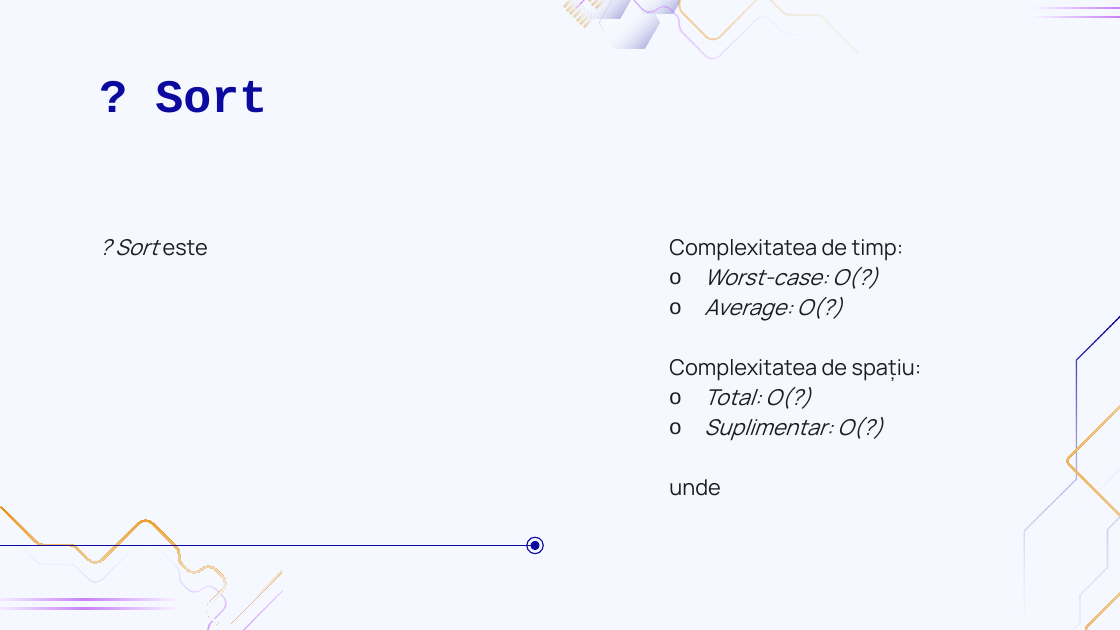
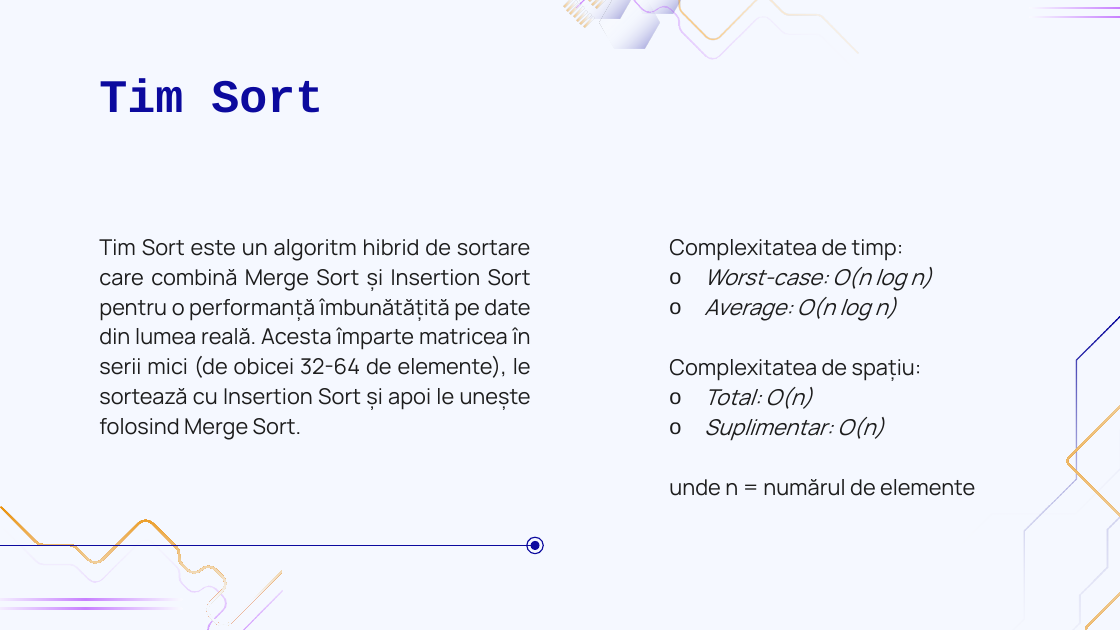
Before and after one commit to biancalautaru/Sorting-Algorithms-Comparison, a slide deck: slide 14 of Algoritmi de sortare.pptx. Drawn at 1120x630 pixels with LibreOffice and Linux fonts; fonts in the diff are those of the drawing; background and template pictures are left out. Boxes give left, top, right and bottom in pixels: in the first picture for what was removed or moved away, otherwise in the second. Text is boxed around its words. In the diff, an @@ line names an element or a change of style, - is before the commit and + after.

```diff
--- a/Algoritmi de sortare.pptx
+++ b/Algoritmi de sortare.pptx
@@ title at box(99, 79, 323, 113): text changed @@
-? Sort
+Tim Sort
@@ subtitle at box(99, 239, 531, 440): text changed; italic off @@
-? Sort este
+Tim Sort este un algoritm hibrid de sortare care combină Merge Sort și Insertion Sort pentru o performanță îmbunătățită pe date din lumea reală. Acesta împarte matricea în serii mici (de obicei 32-64 de elemente), le sortează cu Insertion Sort și apoi le unește folosind Merge Sort.
@@ subtitle at box(704, 267, 932, 321): text changed @@
-o Worst-case: O(?)
-o Average: O(?)
+o Worst-case: O(n log n)
+o Average: O(n log n)
@@ subtitle at box(669, 387, 975, 496): text changed @@
-o Total: O(?)
-o Suplimentar: O(?)
-unde
+o Total: O(n)
+o Suplimentar: O(n)
+unde n = numărul de elemente
```
Also in this commit, not shown: 2 other slides changed, 6 other files.
